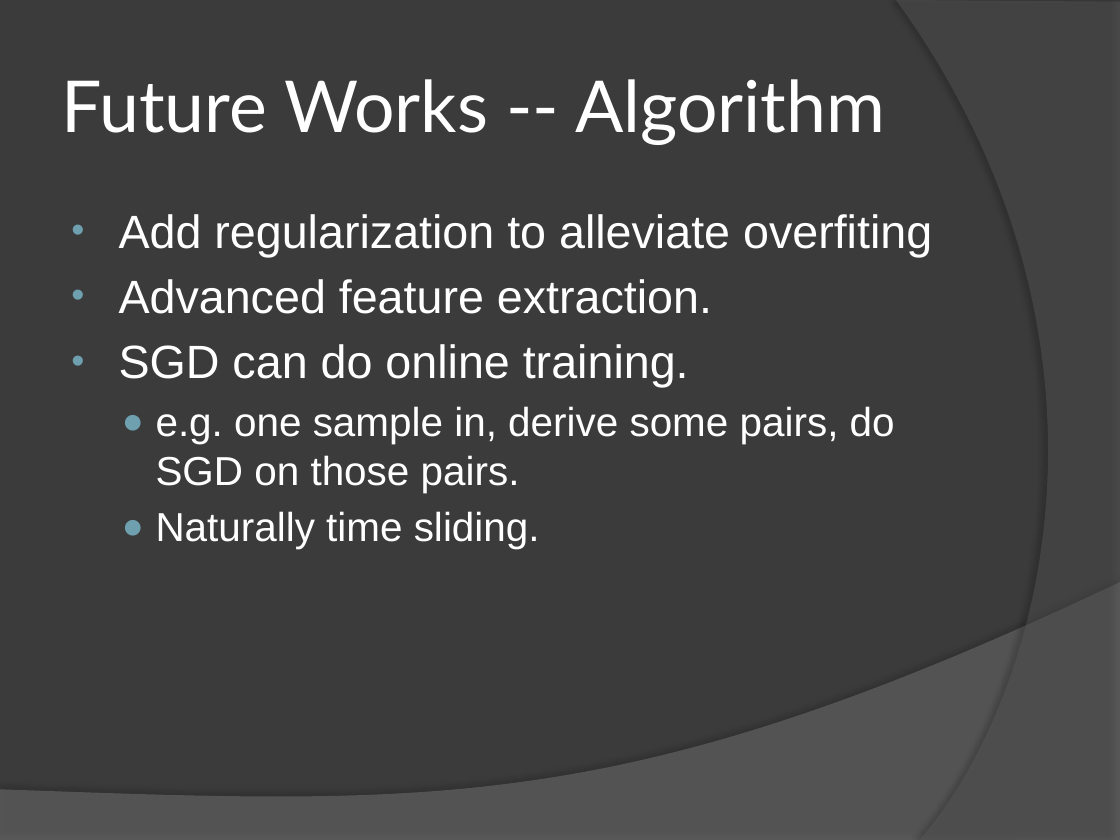
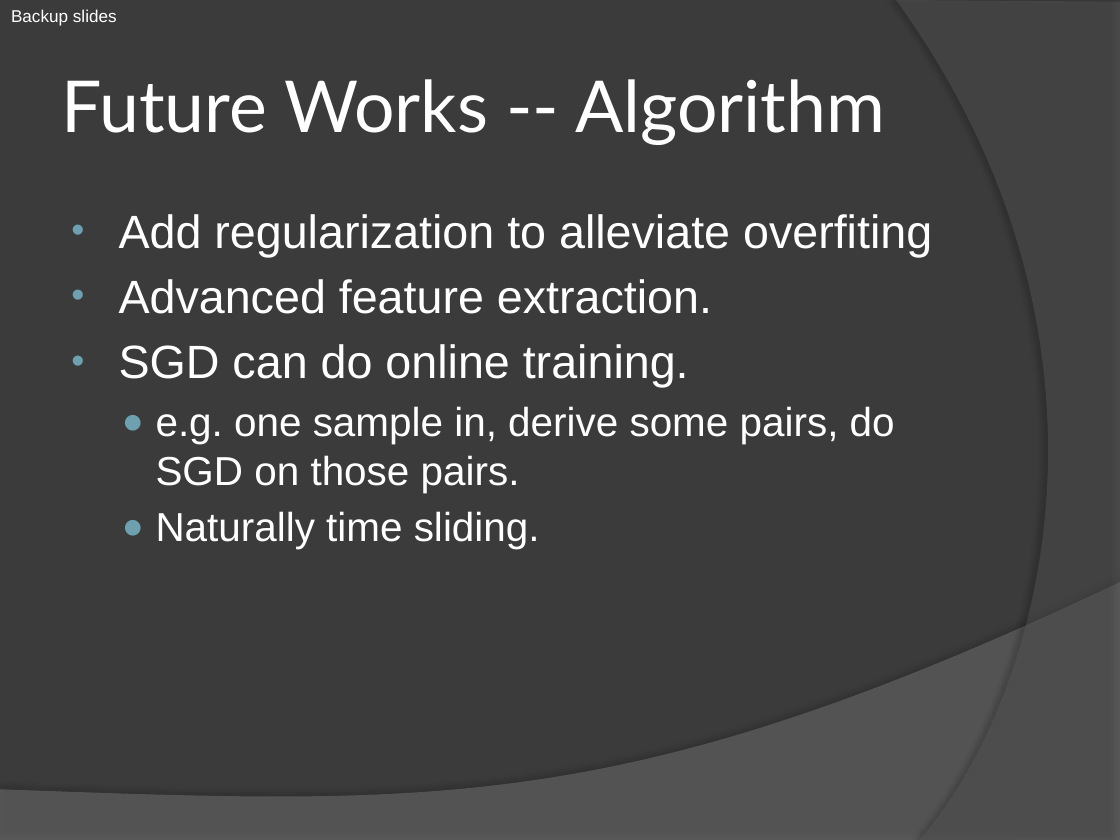
Before and after one commit to hupili/sns-router, a slide deck: slide 26 of report/presentation.pptx (slide 25 before the commit). Drawn at 1120x840 pixels with LibreOffice and Linux fonts; fonts in the diff are those of the drawing. Boxes give left, top, right and bottom in pixels: in the first picture for what was removed or moved away, otherwise in the second. Text is boxed around its words. In the diff, an @@ line names an element or a change of style, - is before the commit and + after.

```diff
--- a/report/presentation.pptx
+++ b/report/presentation.pptx
@@ text added at (x1=11, y1=9, x2=117, y2=26), 11 pt, text #FFFFFF @@
+Backup slides
```
Also in this commit, not shown: 10 other slides changed, 1 slide added, 1 other file.
